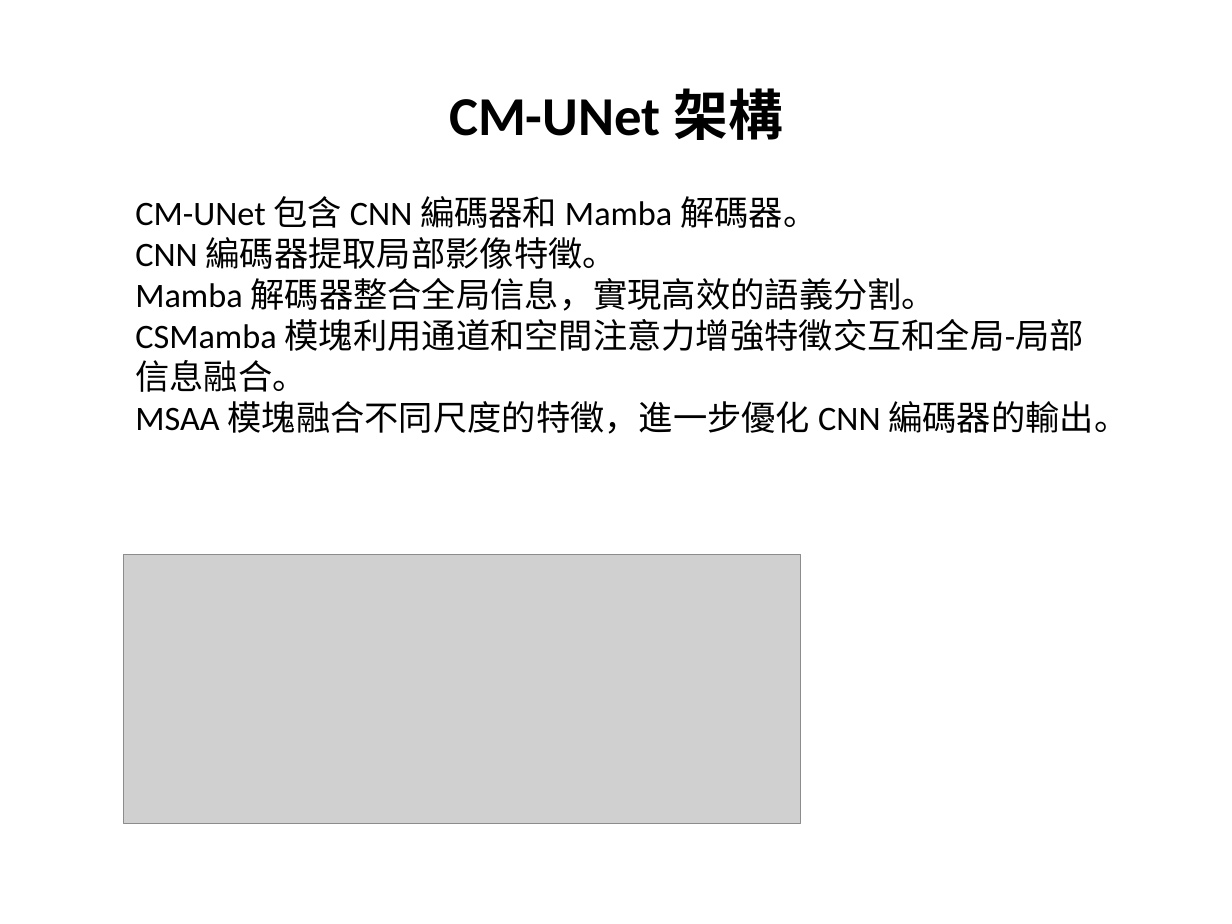
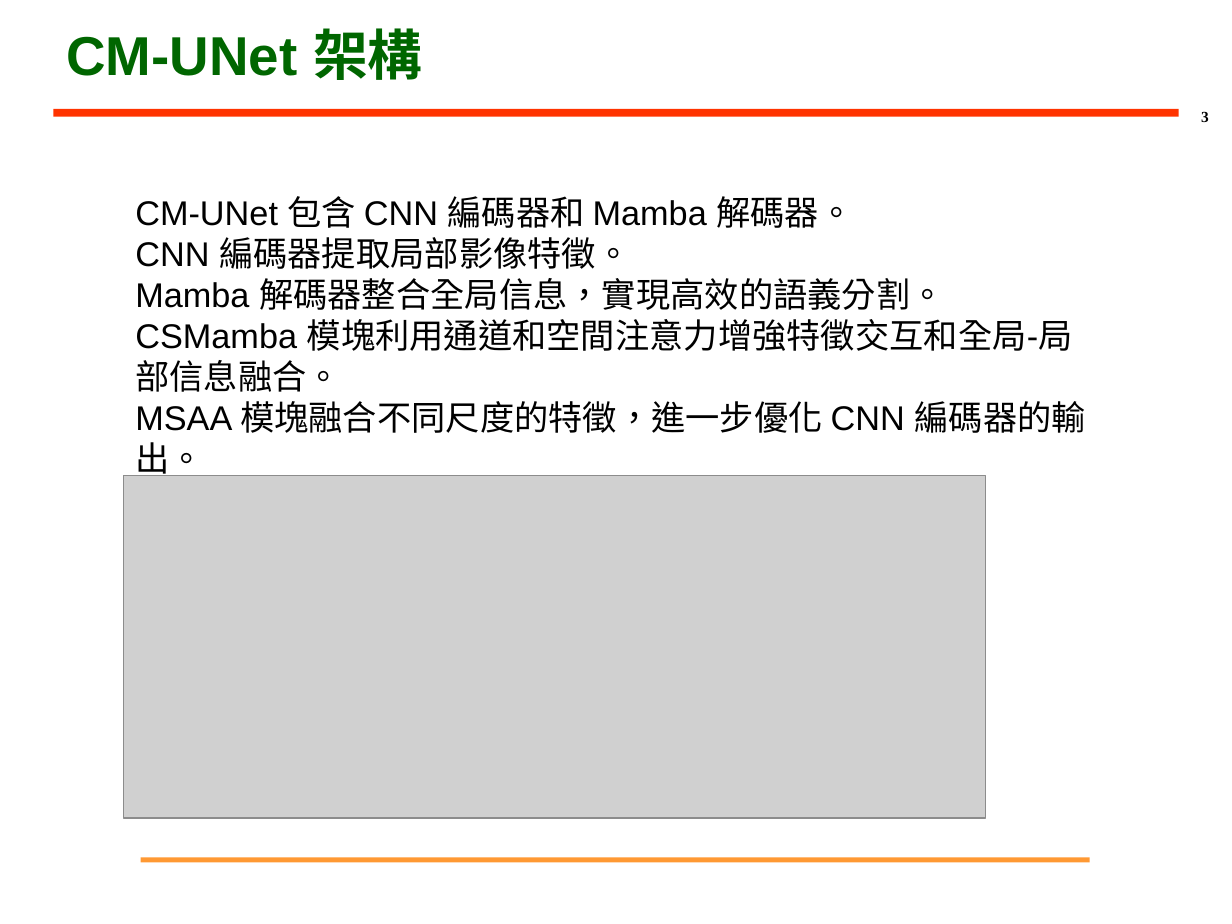
Before and after one commit to PonNowJin/PDFtoPPT, a slide deck: slide 3 of output_pptx/test.pptx. Drawn at 1232x924 pixels with LibreOffice and Linux fonts; fonts in the diff are those of the drawing; grey boxes stand for pictures; background and template pictures are left out. Boxes give left, top, right and bottom in pixels: in the first picture for what was removed or moved away, otherwise in the second. Text is boxed around its words. In the diff, an @@ line names an element or a change of style, - is before the commit and + after.

```diff
--- a/output_pptx/test.pptx
+++ b/output_pptx/test.pptx
@@ title "CM-UNet 架構": place and size @@
-title "CM-UNet 架構" at (449, 88, 783, 140)
+title "CM-UNet 架構" at (66, 28, 423, 80)
@@ title "CM-UNet 架構" at (66, 28, 423, 80): font Calibri to Arial, text colour #000000 to #006600; alignment centre to left @@
@@ line added from (53, 112) to (1179, 112), #FF3300 4.5 pt @@
@@ page number added at (1201, 111, 1209, 122), 9 pt, text #000000, bold @@
+3
@@ text "CM-UNet 包含 CNN 編碼器和 Mamba ..." at (135, 196, 1086, 481): font Calibri to Arial @@
@@ picture: place and size @@
-picture at (123, 554, 801, 823)
+picture at (123, 476, 986, 818)
@@ line added from (140, 860) to (1090, 860), #FF9933 3 pt @@
```
Also in this commit, not shown: 8 other slides changed, 3 other files.
